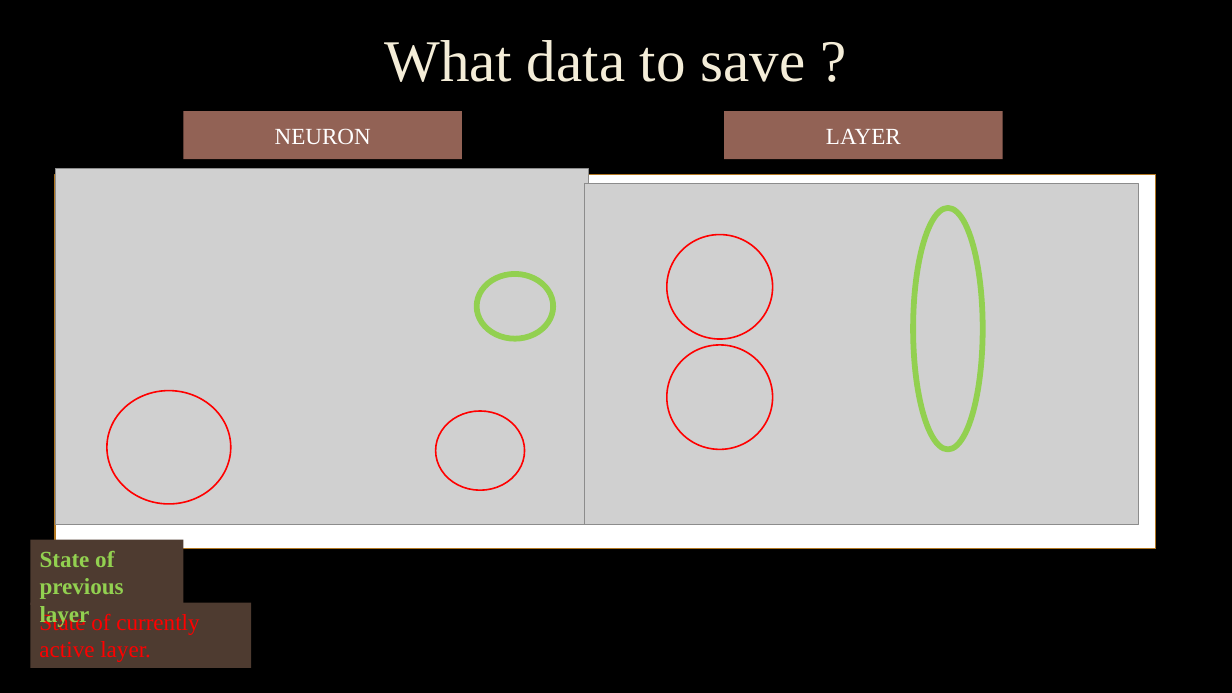
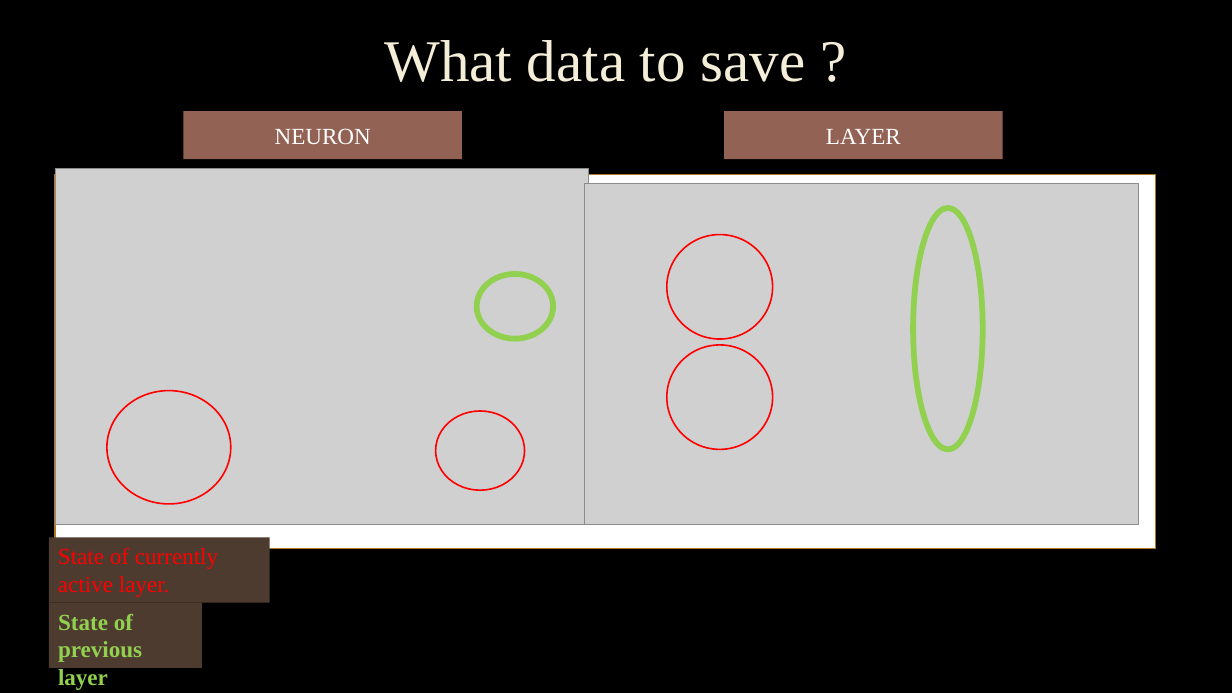
Before and after one commit to Acefrrag/I-DNN, a slide deck: slide 29 of doc/Development of an Intermittent Computing Architecture for Machine.pptx (slide 27 before the commit). Drawn at 1232x693 pixels with LibreOffice and Linux fonts; fonts in the diff are those of the drawing; grey boxes stand for pictures; background and template pictures are left out. Boxes give left, top, right and bottom in pixels: in the first picture for what was removed or moved away, otherwise in the second. Text is boxed around its words. In the diff, an @@ line names an element or a change of style, - is before the commit and + after.

```diff
--- a/doc/Development of an Intermittent Computing Architecture for Machine.pptx
+++ b/doc/Development of an Intermittent Computing Architecture for Machine.pptx
@@ rectangle "State of currently active layer.": place and size @@
-rectangle "State of currently active layer." at <box>30,603,251,668</box>
+rectangle "State of currently active layer." at <box>49,537,270,603</box>
@@ rectangle "State of previous layer": place and size @@
-rectangle "State of previous layer" at <box>30,540,184,605</box>
+rectangle "State of previous layer" at <box>49,603,202,668</box>
```
Also in this commit, not shown: 2 other slides changed, 2 slides added, 1 other file.
